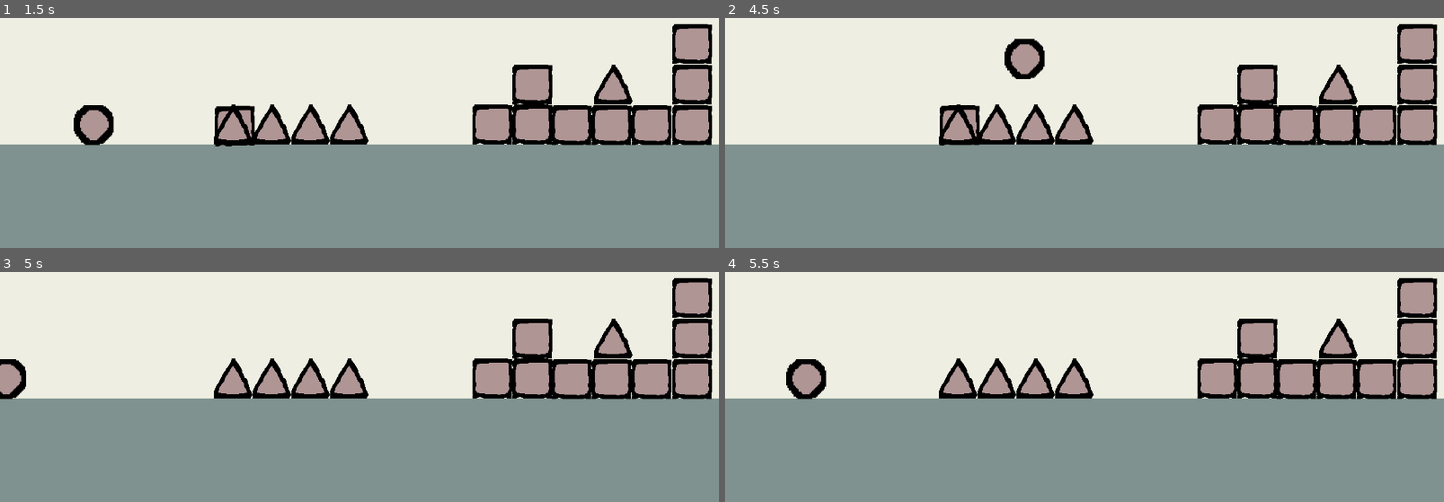
Above: before the commit, frames 1-4 (two rows, left to right).
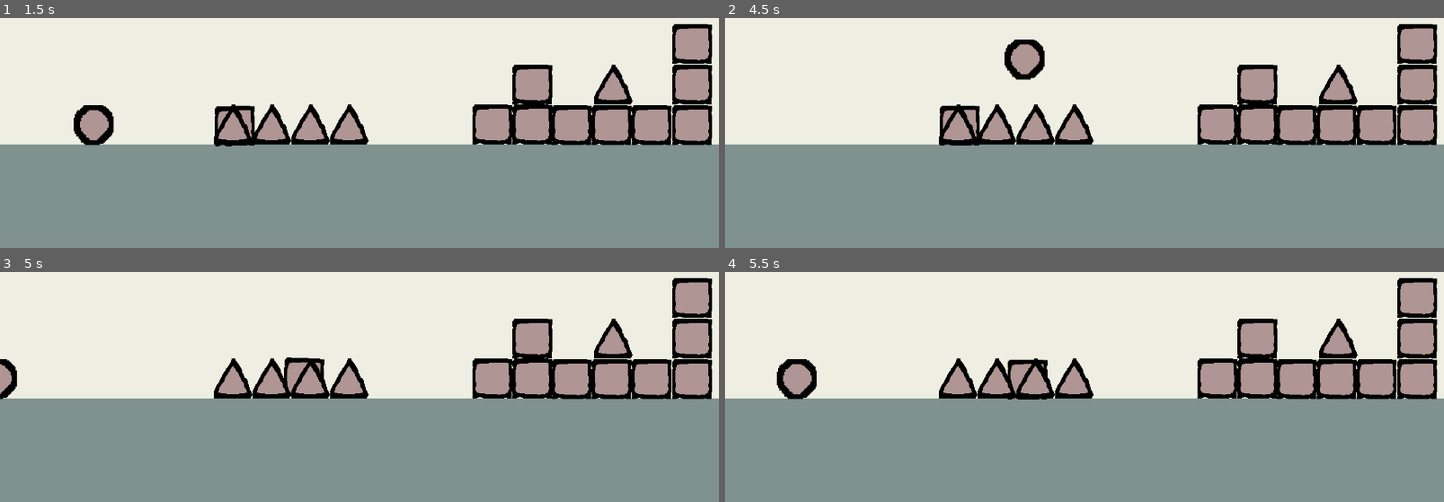
Above: after the commit, the same moments.

Repository: valegui/collapse
Game: Godot game, scene res://scenes/level_7.tscn
Two runs of this game, one before a commit and one after it. Both use one fixed random seed, a clock stepped at 60 frames per second and the inputs below. This scene is started directly instead of the project's main scene.
Inputs:
- Up to frame 1 (1.5 s): tap Enter (ui_accept) at 0.5, 0.77 s; hold Right (ui_right) from 0.53 s (still down)
- Up to frame 2 (4.5 s): tap Enter (ui_accept) at 1.52, 3.02, 3.77 s; release Right (ui_right) at 2.03 s; hold Left (ui_left) 2.03-2.78 s; hold Right (ui_right) 2.78-4.28 s; hold Left (ui_left) from 4.28 s (still down)
- Up to frame 3 (5 s): keep holding Left (ui_left); tap Enter (ui_accept) at 4.52 s
- Up to frame 4 (5.5 s): release Left (ui_left) at 5.03 s; hold Right (ui_right) from 5.03 s (still down)

Frame 1 is identical in both runs. In frame 2, less than 0.1% of the frame differs, in the area x 29-45%, y 8-56%; in frame 3, 0.8%; in frame 4, 1.2%, in the area x 7-45%, y 37-56%.

Commit message:
turret is here

Diff:
--- a/scenes/level_4.tscn
+++ b/scenes/level_4.tscn
@@ -1,10 +1,11 @@
-[gd_scene load_steps=7 format=3 uid="uid://b8r2y8db034nx"]
+[gd_scene load_steps=8 format=3 uid="uid://b8r2y8db034nx"]
 
 [ext_resource type="PackedScene" uid="uid://daypidqhxjqdb" path="res://scenes/next_level.tscn" id="1_wom6i"]
 [ext_resource type="PackedScene" uid="uid://bu5g33eec6mgc" path="res://scenes/player.tscn" id="2_ycko3"]
 [ext_resource type="PackedScene" uid="uid://d0bny5xly81u7" path="res://scenes/box.tscn" id="3_x7blo"]
 [ext_resource type="PackedScene" uid="uid://bu2sp7hercpyx" path="res://scenes/spike.tscn" id="4_qsmat"]
 [ext_resource type="PackedScene" uid="uid://cia6jsfphwaog" path="res://scenes/static_box.tscn" id="5_yk4f3"]
+[ext_resource type="PackedScene" uid="uid://cp3eowpnojgjc" path="res://scenes/turret.tscn" id="6_ycko3"]
 
 [sub_resource type="WorldBoundaryShape2D" id="WorldBoundaryShape2D_5xbjy"]
 
@@ -76,5 +77,5 @@
 
 [node name="enemies" type="Node2D" parent="."]
 
-[node name="StaticBox10" parent="enemies" instance=ExtResource("5_yk4f3")]
-position = Vector2(1668, 452)
+[node name="Turret" parent="enemies" instance=ExtResource("6_ycko3")]
+position = Vector2(1669, 452)
--- a/scenes/level_5.tscn
+++ b/scenes/level_5.tscn
@@ -1,10 +1,11 @@
-[gd_scene load_steps=8 format=3 uid="uid://wf3qti8c5sfy"]
+[gd_scene load_steps=9 format=3 uid="uid://wf3qti8c5sfy"]
 
 [ext_resource type="PackedScene" uid="uid://daypidqhxjqdb" path="res://scenes/next_level.tscn" id="1_tbt7t"]
 [ext_resource type="PackedScene" uid="uid://bu5g33eec6mgc" path="res://scenes/player.tscn" id="2_cynta"]
 [ext_resource type="PackedScene" uid="uid://d0bny5xly81u7" path="res://scenes/box.tscn" id="3_ak5vt"]
 [ext_resource type="PackedScene" uid="uid://bu2sp7hercpyx" path="res://scenes/spike.tscn" id="4_ij176"]
 [ext_resource type="PackedScene" uid="uid://cia6jsfphwaog" path="res://scenes/static_box.tscn" id="5_uva14"]
+[ext_resource type="PackedScene" uid="uid://cp3eowpnojgjc" path="res://scenes/turret.tscn" id="6_cynta"]
 
 [sub_resource type="WorldBoundaryShape2D" id="WorldBoundaryShape2D_5xbjy"]
 
@@ -64,8 +65,8 @@
 
 [node name="enemies" type="Node2D" parent="."]
 
-[node name="StaticBox4" parent="enemies" instance=ExtResource("5_uva14")]
-position = Vector2(1352, 258)
+[node name="Turret" parent="enemies" instance=ExtResource("6_cynta")]
+position = Vector2(1352, 257)
 
 [node name="StaticBody2D2" type="StaticBody2D" parent="."]
 collision_layer = 2
--- a/scenes/level_6.tscn
+++ b/scenes/level_6.tscn
@@ -1,10 +1,11 @@
-[gd_scene load_steps=8 format=3 uid="uid://cn0bjbif1skt0"]
+[gd_scene load_steps=9 format=3 uid="uid://cn0bjbif1skt0"]
 
 [ext_resource type="PackedScene" uid="uid://daypidqhxjqdb" path="res://scenes/next_level.tscn" id="1_hi6ks"]
 [ext_resource type="PackedScene" uid="uid://bu5g33eec6mgc" path="res://scenes/player.tscn" id="2_6x5s0"]
 [ext_resource type="PackedScene" uid="uid://d0bny5xly81u7" path="res://scenes/box.tscn" id="3_uwnnm"]
 [ext_resource type="PackedScene" uid="uid://bu2sp7hercpyx" path="res://scenes/spike.tscn" id="4_fidgd"]
 [ext_resource type="PackedScene" uid="uid://cia6jsfphwaog" path="res://scenes/static_box.tscn" id="5_isi3j"]
+[ext_resource type="PackedScene" uid="uid://cp3eowpnojgjc" path="res://scenes/turret.tscn" id="6_6x5s0"]
 
 [sub_resource type="WorldBoundaryShape2D" id="WorldBoundaryShape2D_5xbjy"]
 
@@ -74,19 +75,19 @@
 [node name="StaticBox5" parent="static_boxes" instance=ExtResource("5_isi3j")]
 position = Vector2(1687, 258)
 
-[node name="StaticBox9" parent="static_boxes" instance=ExtResource("5_isi3j")]
-position = Vector2(2459, 258)
-
 [node name="StaticBox6" parent="static_boxes" instance=ExtResource("5_isi3j")]
 position = Vector2(1879, 258)
 
 [node name="StaticBox8" parent="static_boxes" instance=ExtResource("5_isi3j")]
 position = Vector2(1879, 194)
 
+[node name="StaticBox9" parent="static_boxes" instance=ExtResource("5_isi3j")]
+position = Vector2(1352, 258)
+
 [node name="enemies" type="Node2D" parent="."]
 
-[node name="StaticBox4" parent="enemies" instance=ExtResource("5_isi3j")]
-position = Vector2(1352, 258)
+[node name="Turret" parent="enemies" instance=ExtResource("6_6x5s0")]
+position = Vector2(2455, 260)
 
 [node name="StaticBody2D2" type="StaticBody2D" parent="."]
 collision_layer = 2
--- a/scenes/level_7.tscn
+++ b/scenes/level_7.tscn
@@ -6,6 +6,7 @@
 [ext_resource type="PackedScene" uid="uid://d0bny5xly81u7" path="res://scenes/box.tscn" id="3_ci1vt"]
 [ext_resource type="PackedScene" uid="uid://bu2sp7hercpyx" path="res://scenes/spike.tscn" id="4_ophlp"]
 [ext_resource type="PackedScene" uid="uid://cia6jsfphwaog" path="res://scenes/static_box.tscn" id="5_wu5f3"]
+[ext_resource type="PackedScene" uid="uid://cp3eowpnojgjc" path="res://scenes/turret.tscn" id="7_ci1vt"]
 
 [sub_resource type="WorldBoundaryShape2D" id="WorldBoundaryShape2D_5xbjy"]
 
@@ -84,5 +85,5 @@
 
 [node name="enemies" type="Node2D" parent="."]
 
-[node name="StaticBox10" parent="enemies" instance=ExtResource("5_wu5f3")]
-position = Vector2(1775, 451)
+[node name="Turret" parent="enemies" instance=ExtResource("7_ci1vt")]
+position = Vector2(1774, 451)
--- /dev/null
+++ b/scenes/turret.gd
@@ -0,0 +1,172 @@
+extends StaticBody2D
+
+# Laser properties
+@export var laser_color: Color = Color.RED
+@export var laser_width: float = 3.0
+@export var laser_max_distance: float = 1000.0
+@export var laser_duration: float = 0.2  # How long the laser stays visible
+@export var laser_collision_mask: int = 0b00000000_00000000_00000000_00000111  # Which collision layers to check
+
+# Optional spawn point offset from this body's position
+@export var spawn_offset: Vector2 = Vector2.ZERO
+
+# Reference to current laser visual
+var current_laser_line: Line2D = null
+
+func fire_laser(direction: Vector2) -> Dictionary:
+	"""
+	Fires a laser beam from this StaticBody2D
+
+	Args:
+		direction: Direction vector for the laser (will be normalized)
+
+	Returns:
+		Dictionary with hit information:
+		{
+			"hit": bool,
+			"hit_point": Vector2,
+			"hit_normal": Vector2,
+			"collider": Node2D or null,
+			"distance": float
+		}
+	"""
+
+	# Normalize direction
+	direction = direction.normalized()
+
+	# Calculate start position
+	var start_pos = global_position + spawn_offset
+	var end_pos = start_pos + (direction * laser_max_distance)
+
+	# Perform raycast
+	var space_state = get_world_2d().direct_space_state
+	var query = PhysicsRayQueryParameters2D.create(start_pos, end_pos)
+	query.collision_mask = laser_collision_mask
+	query.exclude = [self]  # Don't hit ourselves
+
+	var result = space_state.intersect_ray(query)
+
+	# Prepare hit information
+	var hit_info = {
+		"hit": false,
+		"hit_point": end_pos,
+		"hit_normal": Vector2.ZERO,
+		"collider": null,
+		"distance": laser_max_distance
+	}
+
+	# Check if we hit something
+	if result:
+		hit_info.hit = true
+		hit_info.hit_point = result.position
+		hit_info.hit_normal = result.normal
+		hit_info.collider = result.collider
+		hit_info.distance = start_pos.distance_to(result.position)
+
+		# Call hit function on the collider if it exists
+		if result.collider.has_method("hit"):
+			result.collider.hit()
+
+	# Create visual laser beam
+	_create_laser_visual(start_pos, hit_info.hit_point)
+
+	return hit_info
+
+
+func _create_laser_visual(start_pos: Vector2, end_pos: Vector2):
+	"""
+	Creates the visual representation of the laser beam
+	"""
+	# Remove previous laser if it exists
+	if current_laser_line:
+		current_laser_line.queue_free()
+
+	# Create new Line2D for the laser
+	current_laser_line = Line2D.new()
+	current_laser_line.width = laser_width
+	current_laser_line.default_color = laser_color
+	current_laser_line.add_point(to_local(start_pos))
+	current_laser_line.add_point(to_local(end_pos))
+
+	# Add glow effect
+	current_laser_line.texture_mode = Line2D.LINE_TEXTURE_STRETCH
+
+	# Add to scene
+	add_child(current_laser_line)
+
+	# Create tween to fade out the laser
+	var tween = create_tween()
+	tween.tween_method(_fade_laser, 1.0, 0.0, laser_duration)
+	tween.tween_callback(_remove_laser)
+
+func _fade_laser(alpha: float):
+	"""
+	Fades the laser beam over time
+	"""
+	if current_laser_line:
+		var fade_color = laser_color
+		fade_color.a = alpha
+		current_laser_line.default_color = fade_color
+
+func _remove_laser():
+	"""
+	Removes the laser visual after duration
+	"""
+	if current_laser_line:
+		current_laser_line.queue_free()
+		current_laser_line = null
+
+# Utility function to check what's in front of us
+func scan_ahead(direction: Vector2, distance: float = 100.0) -> Dictionary:
+	"""
+	Scans ahead without creating a visual laser
+
+	Args:
+		direction: Direction to scan
+		distance: How far to scan
+
+	Returns:
+		Dictionary with scan results
+	"""
+	direction = direction.normalized()
+	var start_pos = global_position + spawn_offset
+	var end_pos = start_pos + (direction * distance)
+
+	var space_state = get_world_2d().direct_space_state
+	var query = PhysicsRayQueryParameters2D.create(start_pos, end_pos)
+	query.collision_mask = laser_collision_mask
+	query.exclude = [self]
+
+	var result = space_state.intersect_ray(query)
+
+	if result:
+		return {
+			"hit": true,
+			"hit_point": result.position,
+			"hit_normal": result.normal,
+			"collider": result.collider,
+			"distance": start_pos.distance_to(result.position)
+		}
+	else:
+		return {
+			"hit": false,
+			"hit_point": end_pos,
+			"hit_normal": Vector2.ZERO,
+			"collider": null,
+			"distance": distance
+		}
+
+# Example usage functions
+func _ready():
+	# Example: fire laser every 3 seconds
+	var timer = Timer.new()
+	timer.wait_time = 1.0
+	timer.timeout.connect(_on_timer_timeout)
+	add_child(timer)
+	timer.start()
+
+func _on_timer_timeout():
+	# Example: fire laser to the right
+	var hit_info = fire_laser(Vector2.LEFT)
+	if hit_info.hit:
+		print("Laser hit: ", hit_info.collider.name, " at distance: ", hit_info.distance)
--- /dev/null
+++ b/scenes/turret.tscn
@@ -0,0 +1,22 @@
+[gd_scene load_steps=4 format=3 uid="uid://cp3eowpnojgjc"]
+
+[ext_resource type="Script" uid="uid://d2bmvyd7xtl8l" path="res://scenes/turret.gd" id="1_el7wl"]
+[ext_resource type="Texture2D" uid="uid://cd7i05pqlal2m" path="res://turret.png" id="2_el7wl"]
+
+[sub_resource type="RectangleShape2D" id="RectangleShape2D_x3mc5"]
+size = Vector2(19.6774, 19.6774)
+
+[node name="Turret" type="StaticBody2D"]
+collision_layer = 2
+script = ExtResource("1_el7wl")
+laser_width = 5.0
+laser_max_distance = 500.0
+spawn_offset = Vector2(-57, -9)
+
+[node name="Sprite2D" type="Sprite2D" parent="."]
+texture = ExtResource("2_el7wl")
+
+[node name="CollisionShape2D" type="CollisionShape2D" parent="."]
+position = Vector2(-0.2, 0.2)
+scale = Vector2(3.26655, 3.26655)
+shape = SubResource("RectangleShape2D_x3mc5")
--- a/scripts/box.gd
+++ b/scripts/box.gd
@@ -9,9 +9,10 @@
 
 # Called every frame. 'delta' is the elapsed time since the previous frame.
 func _physics_process(delta: float) -> void:
-	pass
+	angular_velocity = 0.0
 
 
 func appear(pos):
+	linear_velocity = Vector2.ZERO
 	position = Vector2(pos.x, pos.y)
 	visible = true
--- a/scripts/next_level.gd
+++ b/scripts/next_level.gd
@@ -9,5 +9,6 @@
 			next_scene_name = "res://scenes/game_over.tscn"
 		else:
 			next_scene_name = "res://scenes/level_" + str(next_scene_n) + ".tscn"
+		Global.player_original_position = Vector2(100, 450)
 		var next_scene = load(next_scene_name)
 		get_tree().change_scene_to_packed(next_scene)
Not shown: 1 places in scenes/game_over.tscn that only renumber resources
Not shown: 1 places in scenes/level_7.tscn that only renumber resources
Not shown, added: scenes/turret.gd.uid
Binary file added: turret.png
